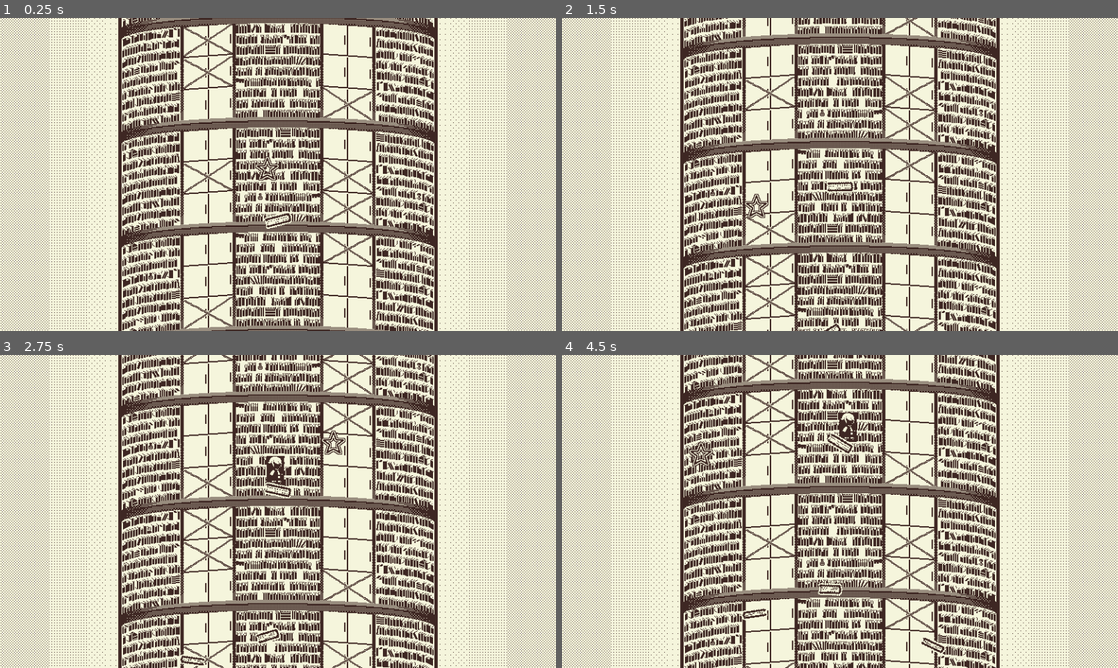
Above: before the commit, frames 1-4 (two rows, left to right).
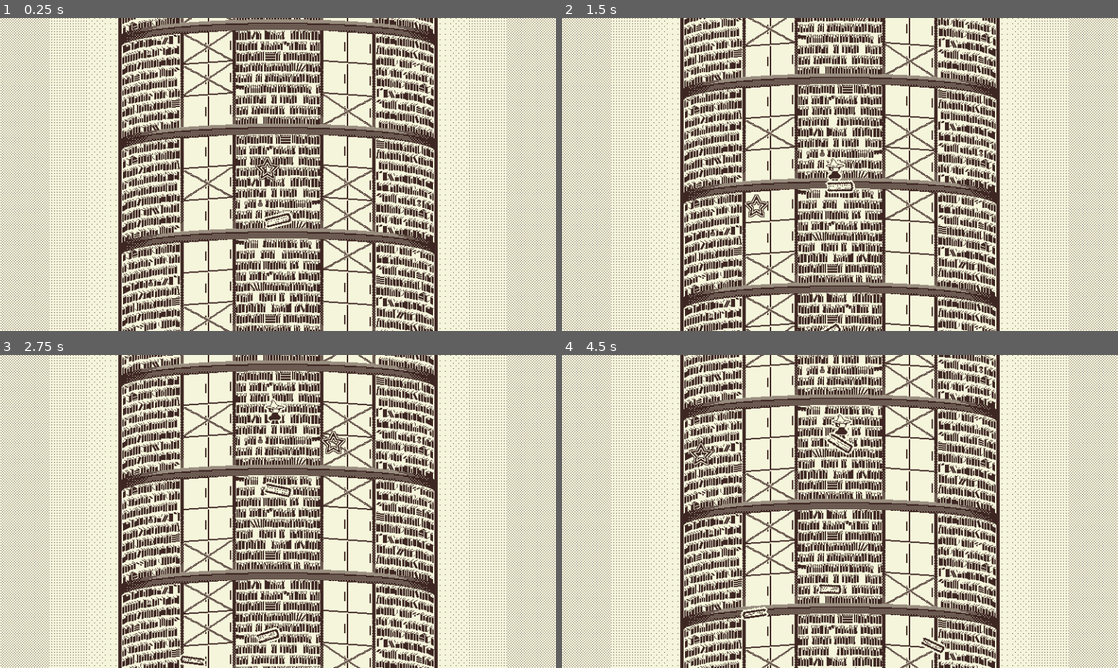
Above: after the commit, the same moments.

Repository: tofu-tboo/stet
Game: Godot game, scene res://scenes/main.tscn
Two runs of this game, one before a commit and one after it. Both use one fixed random seed, a clock stepped at 60 frames per second and the inputs below. This scene is started directly instead of the project's main scene.
Inputs (mouse positions are in pixels of both pictures, inside the frame that each line leads up to):
- Up to frame 1 (0.25 s): no input
- Up to frame 2 (1.5 s): move the mouse to (962, 158) at 0.52 s; tap A (A) at 0.6 s; click (962, 158) at 0.67 s; tap D (D) at 0.8 s; drag from (728, 190) to (812, 237) at 1.27 s
- Up to frame 3 (2.75 s): move the mouse to (333, 442) at 2.02 s; tap S (S) at 2.1 s; click (333, 442) at 2.17 s; tap Space (SpaceBar) at 2.3 s
- Up to frame 4 (4.5 s): drag from (812, 574) to (673, 464) at 2.77 s; move the mouse to (1006, 558) at 3.52 s; tap A (A) at 3.6 s; click (1006, 558) at 3.67 s; tap D (D) at 3.8 s; drag from (673, 464) to (756, 433) at 4.27 s

The runs differ from the first frame. In frame 1, 35% of the frame differs, in the area x 21-79%, y 0-100%; in frame 2, 31%; in frame 3, 31%; in frame 4, 36%.

Commit message:
0110 player contrl, outline shader & replace existings, resolve bg scroll sync, mouse pointer, player sprites

Diff:
--- a/objects/global/mouse_pointer.tscn
+++ b/objects/global/mouse_pointer.tscn
@@ -1,12 +1,34 @@
-[gd_scene load_steps=3 format=3 uid="uid://fmv4oug4jngp"]
+[gd_scene load_steps=7 format=3 uid="uid://fmv4oug4jngp"]
 
 [ext_resource type="Texture2D" uid="uid://xnntdv1u7r1c" path="res://textures/ui/mouse_pointer.png" id="1_3jah1"]
+[ext_resource type="Shader" uid="uid://csaibbromvwnd" path="res://shaders/outline.gdshader" id="1_7gn8c"]
 [ext_resource type="Script" uid="uid://erq0q1wa58x2" path="res://scripts/global/mouse_pointer.gd" id="1_ww41f"]
+[ext_resource type="Texture2D" uid="uid://ulwwfand4fu1" path="res://textures/obstacles/obs_book_open1.png" id="4_fnrjd"]
+[ext_resource type="Texture2D" uid="uid://bih72nxgan0w2" path="res://textures/obstacles/obs_book_closed3.png" id="5_nidu0"]
+
+[sub_resource type="ShaderMaterial" id="ShaderMaterial_mige3"]
+shader = ExtResource("1_7gn8c")
+shader_parameter/draw_mode = 2
+shader_parameter/outline_color = Color(0, 0, 0, 1)
+shader_parameter/outline_thickness = 1
+shader_parameter/rotation_speed = 1.0000002375000001
+shader_parameter/stripes = 12.0
+shader_parameter/stripe_width = 0.50000002375
 
 [node name="CanvasLayer" type="CanvasLayer"]
 layer = 900
 
-[node name="MousePointer" type="Sprite2D" parent="."]
+[node name="MousePointer" type="Marker2D" parent="."]
+script = ExtResource("1_ww41f")
+
+[node name="Arrow" type="Sprite2D" parent="MousePointer"]
+material = SubResource("ShaderMaterial_mige3")
 texture = ExtResource("1_3jah1")
-offset = Vector2(-18, -18)
-script = ExtResource("1_ww41f")
+
+[node name="Hand" type="Sprite2D" parent="MousePointer"]
+material = SubResource("ShaderMaterial_mige3")
+texture = ExtResource("4_fnrjd")
+
+[node name="IBeam" type="Sprite2D" parent="MousePointer"]
+material = SubResource("ShaderMaterial_mige3")
+texture = ExtResource("5_nidu0")
--- a/objects/global/one_bit_shader.tscn
+++ b/objects/global/one_bit_shader.tscn
@@ -20,3 +20,4 @@
 anchor_bottom = 1.0
 grow_horizontal = 2
 grow_vertical = 2
+mouse_filter = 2
--- a/objects/obstacles/book_closed_1.tscn
+++ b/objects/obstacles/book_closed_1.tscn
@@ -1,7 +1,17 @@
-[gd_scene load_steps=4 format=3 uid="uid://bsq5178j25vsb"]
+[gd_scene load_steps=6 format=3 uid="uid://bsq5178j25vsb"]
 
 [ext_resource type="Script" uid="uid://cgtilacjldgix" path="res://scripts/class/obstacles/obstacle.gd" id="1_yng6d"]
+[ext_resource type="Shader" uid="uid://csaibbromvwnd" path="res://shaders/outline.gdshader" id="2_attpc"]
 [ext_resource type="Texture2D" uid="uid://o60oja07twfi" path="res://textures/obstacles/obs_book_closed1.png" id="2_qf2qb"]
+
+[sub_resource type="ShaderMaterial" id="ShaderMaterial_mige3"]
+shader = ExtResource("2_attpc")
+shader_parameter/draw_mode = 2
+shader_parameter/outline_color = Color(1, 1, 1, 1)
+shader_parameter/outline_thickness = 2
+shader_parameter/rotation_speed = 1.0000002375000001
+shader_parameter/stripes = 12.0
+shader_parameter/stripe_width = 0.50000002375
 
 [sub_resource type="RectangleShape2D" id="RectangleShape2D_attpc"]
 size = Vector2(38, 14)
@@ -15,6 +25,7 @@
 metadata/_custom_type_script = "uid://cgtilacjldgix"
 
 [node name="Sprite" type="Sprite2D" parent="."]
+material = SubResource("ShaderMaterial_mige3")
 texture = ExtResource("2_qf2qb")
 
 [node name="Shape" type="CollisionShape2D" parent="."]
--- a/objects/obstacles/book_closed_2.tscn
+++ b/objects/obstacles/book_closed_2.tscn
@@ -1,7 +1,17 @@
-[gd_scene load_steps=4 format=3 uid="uid://db5f6yxl6spv1"]
+[gd_scene load_steps=6 format=3 uid="uid://db5f6yxl6spv1"]
 
 [ext_resource type="Script" uid="uid://cgtilacjldgix" path="res://scripts/class/obstacles/obstacle.gd" id="1_5xood"]
 [ext_resource type="Texture2D" uid="uid://bi7qo15bfldqj" path="res://textures/obstacles/obs_book_closed2.png" id="2_8o162"]
+[ext_resource type="Shader" uid="uid://csaibbromvwnd" path="res://shaders/outline.gdshader" id="2_312ah"]
+
+[sub_resource type="ShaderMaterial" id="ShaderMaterial_mige3"]
+shader = ExtResource("2_312ah")
+shader_parameter/draw_mode = 2
+shader_parameter/outline_color = Color(1, 1, 1, 1)
+shader_parameter/outline_thickness = 2
+shader_parameter/rotation_speed = 1.0000002375000001
+shader_parameter/stripes = 12.0
+shader_parameter/stripe_width = 0.50000002375
 
 [sub_resource type="RectangleShape2D" id="RectangleShape2D_attpc"]
 size = Vector2(32, 14)
@@ -15,6 +25,7 @@
 metadata/_custom_type_script = "uid://cgtilacjldgix"
 
 [node name="Sprite" type="Sprite2D" parent="."]
+material = SubResource("ShaderMaterial_mige3")
 texture = ExtResource("2_8o162")
 
 [node name="Shape" type="CollisionShape2D" parent="."]
--- a/objects/obstacles/book_closed_3.tscn
+++ b/objects/obstacles/book_closed_3.tscn
@@ -1,7 +1,17 @@
-[gd_scene load_steps=4 format=3 uid="uid://dm6ijxk0b33rm"]
+[gd_scene load_steps=6 format=3 uid="uid://dm6ijxk0b33rm"]
 
 [ext_resource type="Script" uid="uid://cgtilacjldgix" path="res://scripts/class/obstacles/obstacle.gd" id="1_jxsks"]
+[ext_resource type="Shader" uid="uid://csaibbromvwnd" path="res://shaders/outline.gdshader" id="2_50tvd"]
 [ext_resource type="Texture2D" uid="uid://bih72nxgan0w2" path="res://textures/obstacles/obs_book_closed3.png" id="2_jxsks"]
+
+[sub_resource type="ShaderMaterial" id="ShaderMaterial_mige3"]
+shader = ExtResource("2_50tvd")
+shader_parameter/draw_mode = 2
+shader_parameter/outline_color = Color(1, 1, 1, 1)
+shader_parameter/outline_thickness = 2
+shader_parameter/rotation_speed = 1.0000002375000001
+shader_parameter/stripes = 12.0
+shader_parameter/stripe_width = 0.50000002375
 
 [sub_resource type="RectangleShape2D" id="RectangleShape2D_attpc"]
 size = Vector2(35, 12)
@@ -15,6 +25,7 @@
 metadata/_custom_type_script = "uid://cgtilacjldgix"
 
 [node name="Sprite" type="Sprite2D" parent="."]
+material = SubResource("ShaderMaterial_mige3")
 texture = ExtResource("2_jxsks")
 
 [node name="Shape" type="CollisionShape2D" parent="."]
--- a/objects/obstacles/book_half_open_1.tscn
+++ b/objects/obstacles/book_half_open_1.tscn
@@ -1,7 +1,17 @@
-[gd_scene load_steps=3 format=3 uid="uid://ds0dj55ua0ppm"]
+[gd_scene load_steps=5 format=3 uid="uid://ds0dj55ua0ppm"]
 
 [ext_resource type="Script" uid="uid://cgtilacjldgix" path="res://scripts/class/obstacles/obstacle.gd" id="1_ew4qi"]
+[ext_resource type="Shader" uid="uid://csaibbromvwnd" path="res://shaders/outline.gdshader" id="2_3e0je"]
 [ext_resource type="Texture2D" uid="uid://dv6xexbuv78xb" path="res://textures/obstacles/obs_book_half_open1.png" id="2_p6801"]
+
+[sub_resource type="ShaderMaterial" id="ShaderMaterial_mige3"]
+shader = ExtResource("2_3e0je")
+shader_parameter/draw_mode = 2
+shader_parameter/outline_color = Color(1, 1, 1, 1)
+shader_parameter/outline_thickness = 2
+shader_parameter/rotation_speed = 1.0000002375000001
+shader_parameter/stripes = 12.0
+shader_parameter/stripe_width = 0.50000002375
 
 [node name="BookHalfOpen1" type="AnimatableBody2D" groups=["Obstacle"]]
 z_index = 1
@@ -12,8 +22,8 @@
 metadata/_custom_type_script = "uid://cgtilacjldgix"
 
 [node name="Sprite" type="Sprite2D" parent="."]
+material = SubResource("ShaderMaterial_mige3")
 texture = ExtResource("2_p6801")
 
 [node name="Shape" type="CollisionPolygon2D" parent="."]
-position = Vector2(-0.6816947, -0.73163676)
-polygon = PackedVector2Array(6.2526307, -16.76021, -19.404598, 8.512437, -2.3122883, 25.390024, 20.418392, 2.844157, 24.326286, -7.630973)
+polygon = PackedVector2Array(3, -21, -22, 4, -5, 21, 17, -1, 22, -12)
--- a/objects/obstacles/book_open_1.tscn
+++ b/objects/obstacles/book_open_1.tscn
@@ -1,13 +1,24 @@
-[gd_scene load_steps=4 format=3 uid="uid://rk5ope4rsknu"]
+[gd_scene load_steps=6 format=3 uid="uid://rk5ope4rsknu"]
 
 [ext_resource type="Script" uid="uid://cgtilacjldgix" path="res://scripts/class/obstacles/obstacle.gd" id="1_81iyc"]
 [ext_resource type="Texture2D" uid="uid://ulwwfand4fu1" path="res://textures/obstacles/obs_book_open1.png" id="1_i73rg"]
+[ext_resource type="Shader" uid="uid://csaibbromvwnd" path="res://shaders/outline.gdshader" id="1_mige3"]
+
+[sub_resource type="ShaderMaterial" id="ShaderMaterial_mige3"]
+shader = ExtResource("1_mige3")
+shader_parameter/draw_mode = 2
+shader_parameter/outline_color = Color(1, 1, 1, 1)
+shader_parameter/outline_thickness = 2
+shader_parameter/rotation_speed = 1.0000002375000001
+shader_parameter/stripes = 12.0
+shader_parameter/stripe_width = 0.50000002375
 
 [sub_resource type="RectangleShape2D" id="RectangleShape2D_81iyc"]
 size = Vector2(30, 15.5)
 
 [node name="BookOpen1" type="AnimatableBody2D" groups=["Obstacle"]]
 z_index = 1
+position = Vector2(198, 139)
 collision_layer = 2
 collision_mask = 0
 sync_to_physics = false
@@ -15,6 +26,7 @@
 metadata/_custom_type_script = "uid://cgtilacjldgix"
 
 [node name="Sprite" type="Sprite2D" parent="."]
+material = SubResource("ShaderMaterial_mige3")
 texture = ExtResource("1_i73rg")
 
 [node name="Shape" type="CollisionShape2D" parent="."]
--- a/objects/obstacles/plank.tscn
+++ b/objects/obstacles/plank.tscn
@@ -1,7 +1,17 @@
-[gd_scene load_steps=3 format=3 uid="uid://daseca7jh2qtj"]
+[gd_scene load_steps=5 format=3 uid="uid://daseca7jh2qtj"]
 
 [ext_resource type="Script" uid="uid://cgtilacjldgix" path="res://scripts/class/obstacles/obstacle.gd" id="1_sacro"]
 [ext_resource type="Texture2D" uid="uid://bspydo04q51pu" path="res://textures/obstacles/obs_plank.png" id="2_37mk3"]
+[ext_resource type="Shader" uid="uid://csaibbromvwnd" path="res://shaders/outline.gdshader" id="2_a0od7"]
+
+[sub_resource type="ShaderMaterial" id="ShaderMaterial_mige3"]
+shader = ExtResource("2_a0od7")
+shader_parameter/draw_mode = 2
+shader_parameter/outline_color = Color(1, 1, 1, 1)
+shader_parameter/outline_thickness = 2
+shader_parameter/rotation_speed = 1.0000002375000001
+shader_parameter/stripes = 12.0
+shader_parameter/stripe_width = 0.50000002375
 
 [node name="Plank" type="AnimatableBody2D" groups=["Obstacle"]]
 z_index = 1
@@ -12,6 +22,7 @@
 metadata/_custom_type_script = "uid://cgtilacjldgix"
 
 [node name="Sprite" type="Sprite2D" parent="."]
+material = SubResource("ShaderMaterial_mige3")
 texture = ExtResource("2_37mk3")
 
 [node name="Shape" type="CollisionPolygon2D" parent="."]
--- a/objects/player.tscn
+++ b/objects/player.tscn
@@ -1,33 +1,120 @@
-[gd_scene load_steps=5 format=3 uid="uid://d012q0hkarsoy"]
+[gd_scene load_steps=9 format=3 uid="uid://d012q0hkarsoy"]
 
 [ext_resource type="Script" uid="uid://c0l2lvj842qyp" path="res://scripts/class/player.gd" id="1_eqqp1"]
-[ext_resource type="Texture2D" uid="uid://cyrkwtqv33n33" path="res://textures/test_char.png" id="2_ykyjo"]
+[ext_resource type="Shader" uid="uid://csaibbromvwnd" path="res://shaders/outline.gdshader" id="2_3rerk"]
+[ext_resource type="Texture2D" uid="uid://8vlga06ogy0f" path="res://textures/player/man_head.png" id="3_3rerk"]
+[ext_resource type="Texture2D" uid="uid://bsqld5wiqco6s" path="res://textures/player/body_template.png" id="3_f46kd"]
+[ext_resource type="Texture2D" uid="uid://d3sh21k324s5b" path="res://textures/player/foot_template.png" id="5_f46kd"]
+[ext_resource type="Texture2D" uid="uid://d2i3eo55kvs2t" path="res://textures/player/hand_template.png" id="6_3rerk"]
 
-[sub_resource type="SpriteFrames" id="SpriteFrames_uxov2"]
-animations = [{
-"frames": [{
-"duration": 1.0,
-"texture": ExtResource("2_ykyjo")
-}],
-"loop": true,
-"name": &"default",
-"speed": 5.0
-}]
+[sub_resource type="ShaderMaterial" id="ShaderMaterial_i825w"]
+shader = ExtResource("2_3rerk")
+shader_parameter/draw_mode = 1
+shader_parameter/outline_color = Color(1, 1, 1, 1)
+shader_parameter/outline_thickness = 2
+shader_parameter/rotation_speed = 0.3
+shader_parameter/stripes = 16.0
+shader_parameter/stripe_width = 0.5
 
 [sub_resource type="CapsuleShape2D" id="CapsuleShape2D_bxedw"]
-radius = 11.0
-height = 44.0
+radius = 9.0
+height = 28.0
 
 [node name="Player" type="CharacterBody2D"]
+material = SubResource("ShaderMaterial_i825w")
 collision_mask = 11
-floor_max_angle = 1.5707964
+floor_block_on_wall = false
+floor_max_angle = 1.553343
 platform_floor_layers = 4294967042
 platform_wall_layers = 4
 script = ExtResource("1_eqqp1")
 metadata/_custom_type_script = "uid://c0l2lvj842qyp"
 
-[node name="Sprite" type="AnimatedSprite2D" parent="."]
-sprite_frames = SubResource("SpriteFrames_uxov2")
+[node name="BodyOutline" type="Sprite2D" parent="."]
+use_parent_material = true
+rotation = -0.0005810559
+texture = ExtResource("3_f46kd")
+offset = Vector2(-1, -4)
+
+[node name="HeadOutline" type="Sprite2D" parent="."]
+use_parent_material = true
+rotation = -0.0005810559
+texture = ExtResource("3_3rerk")
+offset = Vector2(-1, -4)
+
+[node name="LFootOutline" type="Sprite2D" parent="."]
+use_parent_material = true
+position = Vector2(0, 1.5)
+rotation = 0.0040484597
+texture = ExtResource("5_f46kd")
+offset = Vector2(-1, -4)
+
+[node name="RFootOutline" type="Sprite2D" parent="."]
+use_parent_material = true
+position = Vector2(0, 1.5)
+rotation = 3.1415927
+scale = Vector2(1, -1)
+texture = ExtResource("5_f46kd")
+offset = Vector2(0, -4)
+
+[node name="LHandOutline" type="Sprite2D" parent="."]
+use_parent_material = true
+position = Vector2(-7, 7)
+texture = ExtResource("6_3rerk")
+
+[node name="RHandOutline" type="Sprite2D" parent="."]
+use_parent_material = true
+position = Vector2(5, 6)
+texture = ExtResource("6_3rerk")
+
+[node name="Body" type="Sprite2D" parent="."]
+texture = ExtResource("3_f46kd")
+offset = Vector2(-1, -4)
+
+[node name="RemoteTransform2D" type="RemoteTransform2D" parent="Body"]
+remote_path = NodePath("../../BodyOutline")
+
+[node name="Head" type="Sprite2D" parent="."]
+rotation = -0.0005810559
+texture = ExtResource("3_3rerk")
+offset = Vector2(-1, -4)
+
+[node name="RemoteTransform2D" type="RemoteTransform2D" parent="Head"]
+remote_path = NodePath("../../HeadOutline")
+
+[node name="LFoot" type="Sprite2D" parent="."]
+position = Vector2(0, 1.5)
+rotation = 0.00404846
+texture = ExtResource("5_f46kd")
+offset = Vector2(-1, -4)
+
+[node name="RemoteTransform2D" type="RemoteTransform2D" parent="LFoot"]
+remote_path = NodePath("../../LFootOutline")
+
+[node name="RFoot" type="Sprite2D" parent="."]
+position = Vector2(0, 1.5)
+scale = Vector2(-1, 1)
+texture = ExtResource("5_f46kd")
+offset = Vector2(0, -4)
+
+[node name="RemoteTransform2D" type="RemoteTransform2D" parent="RFoot"]
+remote_path = NodePath("../../RFootOutline")
+
+[node name="LHand" type="Sprite2D" parent="."]
+position = Vector2(-7, 7)
+texture = ExtResource("6_3rerk")
+
+[node name="RemoteTransform2D" type="RemoteTransform2D" parent="LHand"]
+remote_path = NodePath("../../LHandOutline")
+
+[node name="RHand" type="Sprite2D" parent="."]
+position = Vector2(5, 6)
+texture = ExtResource("6_3rerk")
+
+[node name="RemoteTransform2D" type="RemoteTransform2D" parent="RHand"]
+remote_path = NodePath("../../RHandOutline")
 
 [node name="Shape" type="CollisionShape2D" parent="."]
+visible = false
+position = Vector2(-1, 2)
 shape = SubResource("CapsuleShape2D_bxedw")
--- a/scenes/main.tscn
+++ b/scenes/main.tscn
@@ -8,7 +8,10 @@
 [ext_resource type="PackedScene" uid="uid://bsq5178j25vsb" path="res://objects/obstacles/book_closed_1.tscn" id="6_tefeu"]
 
 [sub_resource type="WorldBoundaryShape2D" id="WorldBoundaryShape2D_sugp2"]
-distance = 60.000008
+normal = Vector2(1, 0)
+
+[sub_resource type="WorldBoundaryShape2D" id="WorldBoundaryShape2D_tefeu"]
+normal = Vector2(-1, 0)
 
 [node name="Main" type="Node"]
 
@@ -50,22 +53,18 @@
 grow_vertical = 2
 
 [node name="LeftLimit" type="StaticBody2D" parent="MapLimit"]
+position = Vector2(-234, 0)
 collision_layer = 4
 collision_mask = 59
 
 [node name="Shape" type="CollisionShape2D" parent="MapLimit/LeftLimit"]
-position = Vector2(-294, 0)
-rotation = 1.5707964
 shape = SubResource("WorldBoundaryShape2D_sugp2")
 
 [node name="RightLimit" type="StaticBody2D" parent="MapLimit"]
-collision_layer = 4
-collision_mask = 59
+position = Vector2(234, 0)
 
 [node name="Shape" type="CollisionShape2D" parent="MapLimit/RightLimit"]
-position = Vector2(294, 0)
-rotation = -1.5707964
-shape = SubResource("WorldBoundaryShape2D_sugp2")
+shape = SubResource("WorldBoundaryShape2D_tefeu")
 
 [node name="ObstacleGenerator" parent="." instance=ExtResource("4_tbgi4")]
 position = Vector2(182, 468)
--- a/scripts/bg_scroll.gd
+++ b/scripts/bg_scroll.gd
@@ -7,7 +7,7 @@
 	set_process(false)
 
 func _physics_process(delta: float) -> void:
-	sprite.region_rect.position.y += delta * speed
+	sprite.region_rect.position.y += floor(delta * speed)
 
 	if sprite.region_rect.position.y >= 2 ** 16:
 		sprite.region_rect.position.y -= 2 ** 16
--- a/scripts/class/player.gd
+++ b/scripts/class/player.gd
@@ -1,37 +1,25 @@
 extends CharacterBody2D
 class_name Player
 
-@export var speed: float = 100
-
-var accel_vel: float = 0
-var force_vel: float = 0
+@export var speed: float = 80.0
+@export var jump_velocity: float = -400.0
+var gravity: float = 900
+const MAX_JUMPS: int = 2
+var jumps_left: int = MAX_JUMPS
 
 func _physics_process(delta: float) -> void:
-	accel_vel += 300 * delta
-	velocity.y = accel_vel + force_vel
-	move_and_slide()
+	var axis := Input.get_axis(&"A", &"D")
+	velocity.x = axis * speed
 
 	if is_on_floor():
-		accel_vel = 0
+		jumps_left = MAX_JUMPS
+		if velocity.y > 0.0:
+			velocity.y = 0.0
+	else:
+		velocity.y += gravity * delta
 
-	force_vel = 0
+	if Input.is_action_just_pressed(&"SpaceBar") and jumps_left > 0:
+		velocity.y = jump_velocity
+		jumps_left -= 1
 
-func _input(event: InputEvent) -> void:
-	if Input.is_action_just_pressed(&"A"):
-		velocity.x = -speed
-	elif Input.is_action_just_released(&"A"):
-		velocity.x = 0
-
-	if Input.is_action_just_pressed(&"D"):
-		velocity.x = speed
-	elif Input.is_action_just_released(&"D"):
-		velocity.x = 0
-
-	# TODO: 내려가기
-	if Input.is_action_just_pressed(&"S"):
-		pass
-	elif Input.is_action_just_released(&"S"):
-		pass
-
-	if Input.is_action_just_pressed(&"SpaceBar"):
-		force_vel = -800
+	move_and_slide()
--- a/scripts/global/mouse_pointer.gd
+++ b/scripts/global/mouse_pointer.gd
@@ -1,8 +1,37 @@
-extends Sprite2D
+extends Marker2D
+
+enum CursorType {
+	ARROW,
+	HAND,
+	IBEAM
+}
 
 func _ready() -> void:
+	set_cursor(CursorType.ARROW)
 	Input.set_mouse_mode(Input.MOUSE_MODE_HIDDEN)
-	centered = false # 좌상단 기준 (hotspot 직접 맞추기 쉬움)
 
 func _process(_delta) -> void:
+	var hovered = get_viewport().gui_get_hovered_control()
 	global_position = get_viewport().get_mouse_position()
+
+	if hovered:
+		if hovered.mouse_default_cursor_shape == Control.CURSOR_POINTING_HAND:
+			set_cursor(CursorType.HAND)
+		elif hovered.mouse_default_cursor_shape == Control.CURSOR_IBEAM:
+			set_cursor(CursorType.IBEAM)
+		else:
+			set_cursor(CursorType.ARROW)
+	else:
+		set_cursor(CursorType.ARROW)
+
+func set_cursor(type: CursorType) -> void:
+	$Arrow.hide()
+	$Hand.hide()
+	$IBeam.hide()
+	match type:
+		CursorType.ARROW:
+			$Arrow.show()
+		CursorType.HAND:
+			$Hand.show()
+		CursorType.IBEAM:
+			$IBeam.show()
--- /dev/null
+++ b/shaders/outline.gdshader
@@ -0,0 +1,88 @@
+shader_type canvas_item;
+
+const int MODE_TEXTURE_ONLY         = 0;
+const int MODE_OUTLINE_ONLY         = 1;
+const int MODE_OUTLINE_WITH_TEXTURE = 2;
+const int MODE_STRIPE_ONLY          = 3;
+const int MODE_STRIPE_WITH_TEXTURE  = 4;
+
+uniform int draw_mode : hint_range(0, 4, 1) = 0;
+
+uniform vec4 outline_color : source_color = vec4(1.0, 1.0, 1.0, 1.0);
+uniform int outline_thickness : hint_range(1, 8, 1) = 1;
+
+uniform float rotation_speed : hint_range(-4.0, 4.0) = 0.3;
+uniform float stripes : hint_range(1.0, 32.0, 1.0) = 16.0;
+uniform float stripe_width : hint_range(0.0, 1.0) = 0.5;
+
+const float ALPHA_THRES = 0.01;
+
+void fragment() {
+    vec4 base = texture(TEXTURE, UV);
+    vec2 px = TEXTURE_PIXEL_SIZE;
+
+    /* ---- outline 판정 ---- */
+    bool empty = base.a <= ALPHA_THRES;
+    bool within = false;
+
+    // 컴파일 안전용 고정 루프 (최대 8)
+    for (int dy = -8; dy <= 8; dy++) {
+        for (int dx = -8; dx <= 8; dx++) {
+            if (abs(dx) > outline_thickness || abs(dy) > outline_thickness) {
+                continue;
+            }
+            if (dx == 0 && dy == 0) {
+                continue;
+            }
+
+            float a = texture(TEXTURE, UV + vec2(float(dx), float(dy)) * px).a;
+            if (a > ALPHA_THRES) {
+                within = true;
+            }
+        }
+    }
+
+    bool outline = empty && within;
+
+    /* ---- stripe 계산 (outline 영역용 마스크) ---- */
+    float fill = 1.0;
+    if (draw_mode == MODE_STRIPE_ONLY || draw_mode == MODE_STRIPE_WITH_TEXTURE) {
+        float rotation = TIME * rotation_speed;
+
+        // 텍스처 픽셀 기준 좌표 (중심 기준)
+        vec2 p = vec2(
+            floor((UV.x - 0.5) / px.x),
+            floor((UV.y - 0.5) / px.y)
+        );
+
+        float angle = atan(
+            p.x * cos(rotation) + p.y * sin(rotation),
+            p.y * cos(rotation) - p.x * sin(rotation)
+        );
+
+        float t = mod((angle - PI) / -TAU, 1.0 / stripes);
+        fill = t < stripe_width / stripes ? 1.0 : 0.0;
+    }
+
+
+	vec4 res_col = vec4(0.0);
+
+	if (draw_mode == MODE_TEXTURE_ONLY) {
+	    res_col = base;
+	}
+	else if (draw_mode == MODE_OUTLINE_ONLY) {
+	    res_col = outline ? outline_color : vec4(0.0);
+	}
+	else if (draw_mode == MODE_OUTLINE_WITH_TEXTURE) {
+	    res_col = outline ? outline_color : base;
+	}
+	else if (draw_mode == MODE_STRIPE_ONLY) {
+	    res_col = (outline && fill > 0.0) ? outline_color : vec4(0.0);
+	}
+	else if (draw_mode == MODE_STRIPE_WITH_TEXTURE) {
+	    res_col = (outline && fill > 0.0) ? outline_color : base;
+	}
+
+	COLOR = res_col;
+
+}
Not shown: 1 places in scenes/main.tscn that only renumber resources
Not shown, added: shaders/outline.gdshader.uid
Binary file added: textures/char_concept.png
Not shown, added: textures/char_concept.png.import
Binary file changed: textures/obstacles/obs_book_closed1.png
Binary file changed: textures/obstacles/obs_book_closed2.png
Binary file changed: textures/obstacles/obs_book_closed3.png
Binary file changed: textures/obstacles/obs_book_half_open1.png
Binary file changed: textures/obstacles/obs_book_open1.png
Binary file changed: textures/obstacles/obs_plank.png
Binary file added: textures/player/body_template.png
Not shown, added: textures/player/body_template.png.import
(and 9 more such lines)
